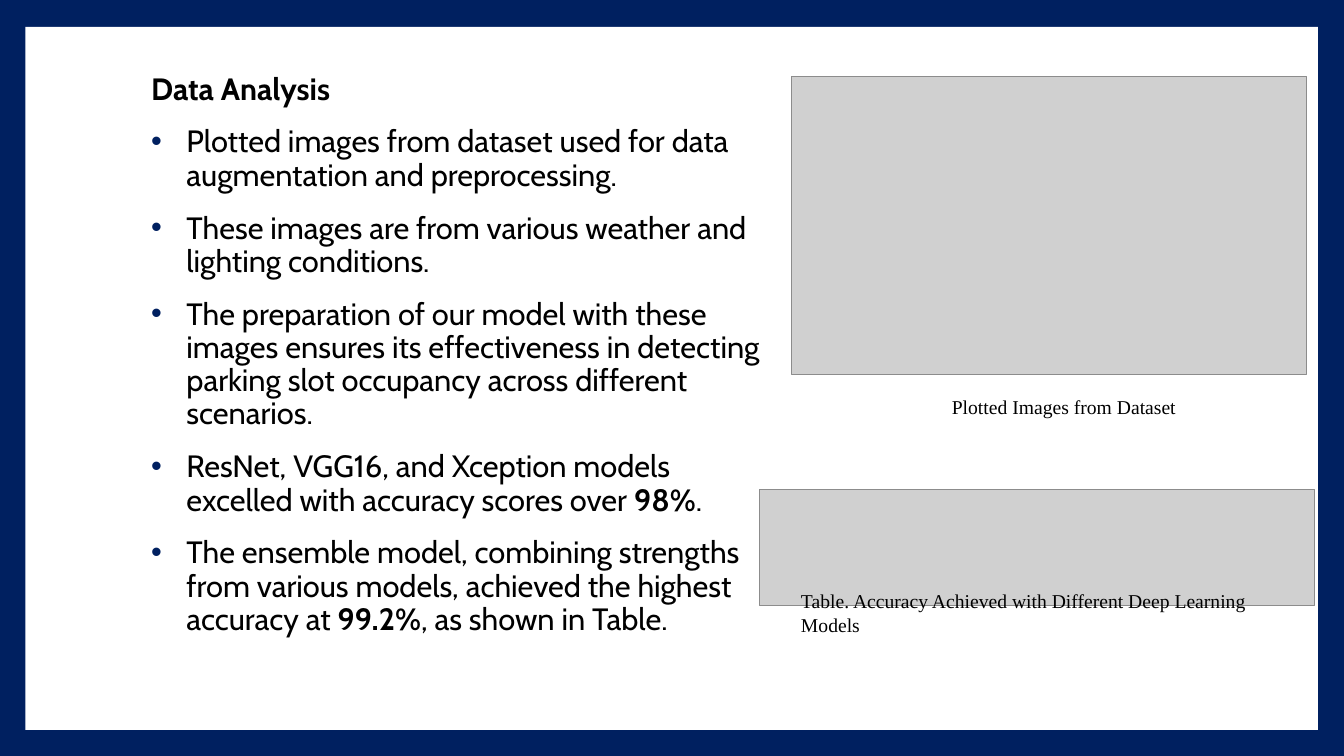
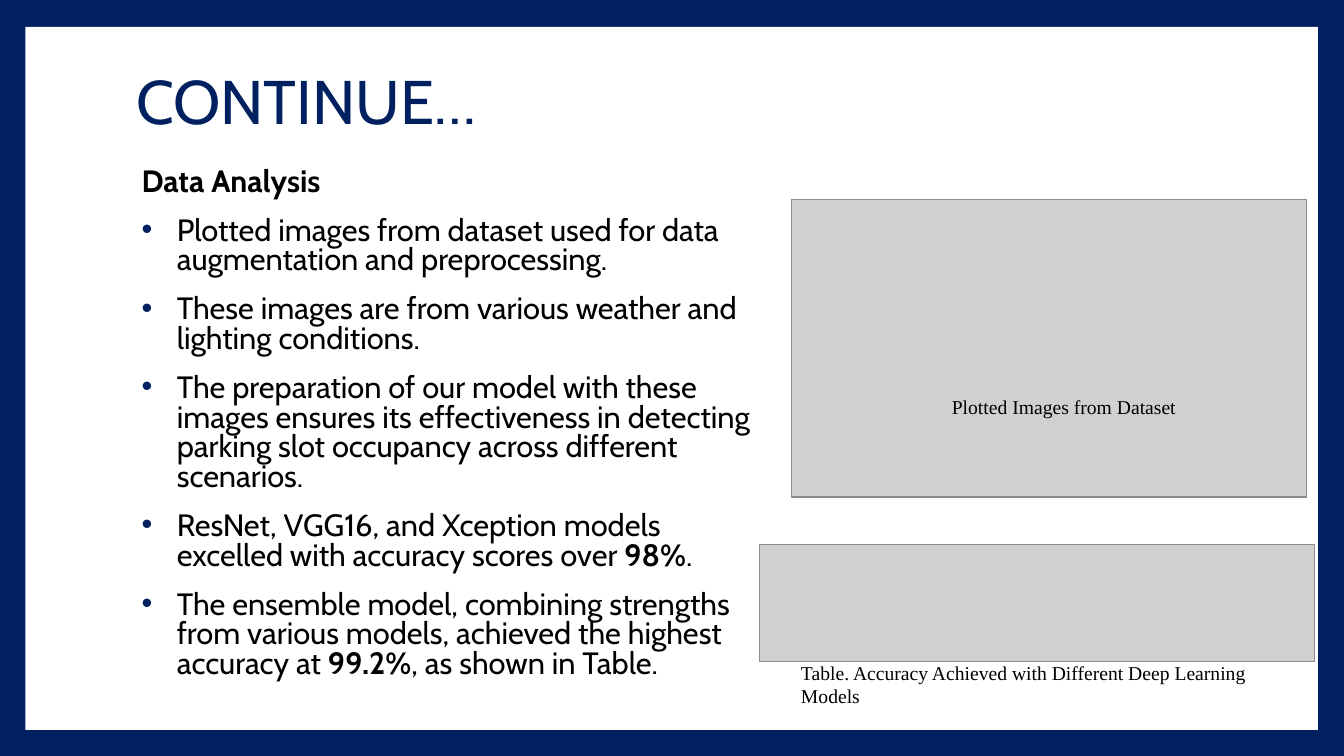
Before and after one commit to hassanarif1231/mphildata, a slide deck: slide 21 of Defence_Thesis.pptx (slide 18 before the commit). Drawn at 1344x756 pixels with LibreOffice and Linux fonts; fonts in the diff are those of the drawing; grey boxes stand for pictures. Boxes give left, top, right and bottom in pixels: in the first picture for what was removed or moved away, otherwise in the second. Text is boxed around its words. In the diff, an @@ line names an element or a change of style, - is before the commit and + after.

```diff
--- a/Defence_Thesis.pptx
+++ b/Defence_Thesis.pptx
@@ title added at [136, 80, 476, 125], 44 pt, text #002060 @@
+CONTINUE…
@@ text "Data Analysis": place and size @@
-text "Data Analysis" at [151, 77, 759, 637]
+text "Data Analysis" at [142, 169, 750, 681]
@@ text "Data Analysis" at [142, 169, 750, 681]: line spacing 0.9 to 0.8 @@
@@ picture: place and size @@
-picture at [791, 77, 1308, 375]
+picture at [791, 200, 1308, 498]
@@ picture: place and size @@
-picture at [759, 489, 1315, 606]
+picture at [759, 544, 1315, 661]
@@ text "Table. Accuracy Achieved with Different ...": place and size @@
-text "Table. Accuracy Achieved with Different ..." at [801, 594, 1246, 633]
+text "Table. Accuracy Achieved with Different ..." at [801, 666, 1246, 704]
```
Also in this commit, not shown: 7 other slides changed, 9 slides added, 6 slides removed.
